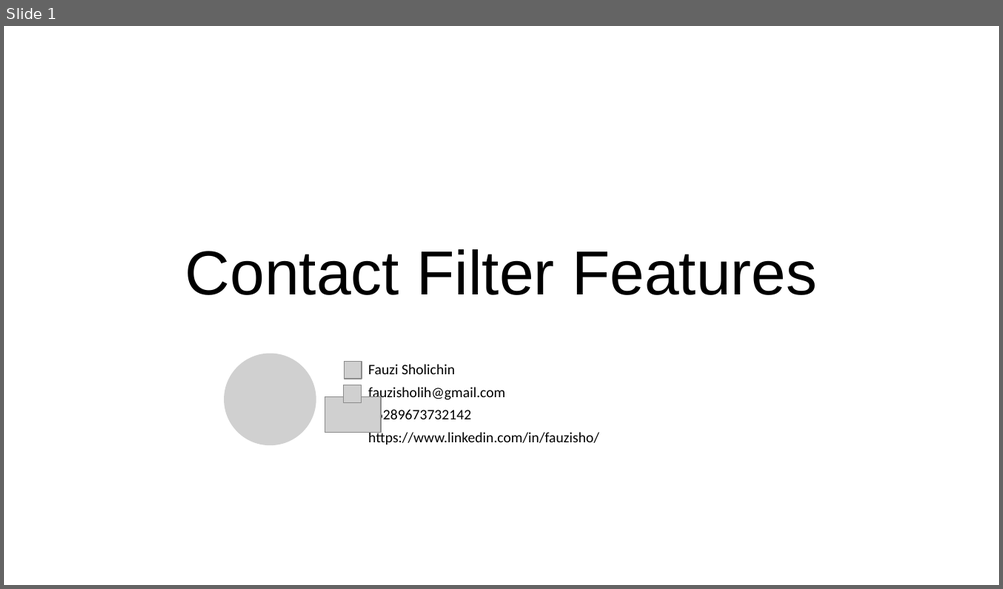
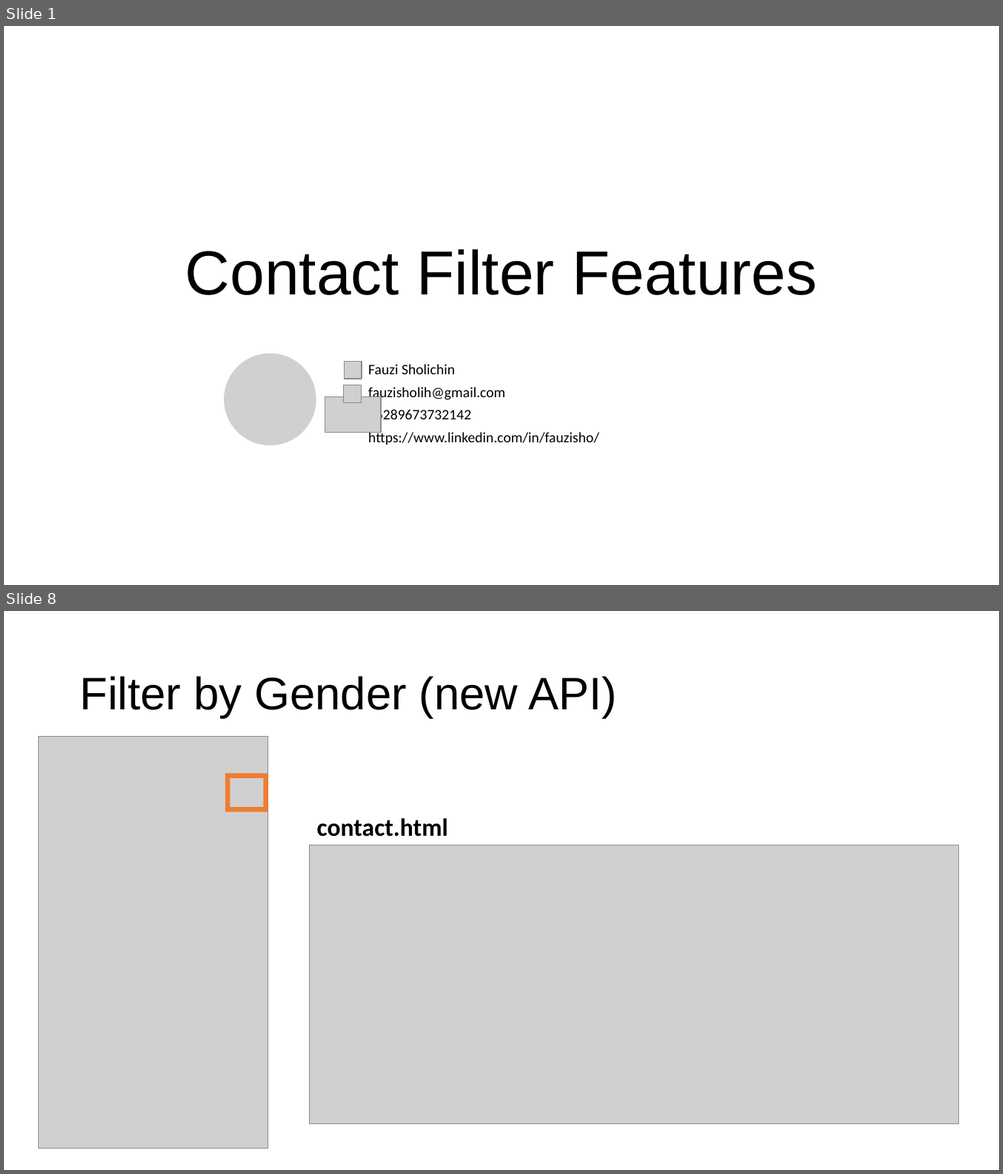
Before and after one commit to fauzisho/ionic-module-learning, a slide deck: 5. Local Data/Custom Contact Feature.pptx. Shown one above the other, each under a label of ours: slide 1 before the commit, slides 1 and 8 after it; the slides between them are not shown. The pictures are 1003x589 and 1003x1174 pixels, drawn with LibreOffice and Linux fonts; fonts in the diff are those of the drawing; grey boxes stand for pictures; background and template pictures are left out. Boxes give left, top, right and bottom in pixels: in the first picture for what was removed or moved away, otherwise in the second. Text is boxed around its words. In the diff, an @@ line names an element or a change of style, - is before the commit and + after.

Commit message:
add filter

```diff
--- a/5. Local Data/Custom Contact Feature.pptx
+++ b/5. Local Data/Custom Contact Feature.pptx
@@ slide 8 added at [4, 611, 999, 1170], background #FFFFFF @@
@@ title added at [79, 676, 617, 718], 44 pt, text #000000 @@
+Filter by Gender (new API)
@@ picture added at [38, 736, 268, 1149] @@
@@ frame added at [225, 774, 268, 812], fill #ED7D31 @@
@@ text added at [317, 818, 448, 837], 24 pt, text #000000, bold @@
+contact.html
@@ picture added at [310, 846, 959, 1125] @@
```
Also in this commit, not shown: 1 slide changed, 10 other slides added, 1 slide removed.
